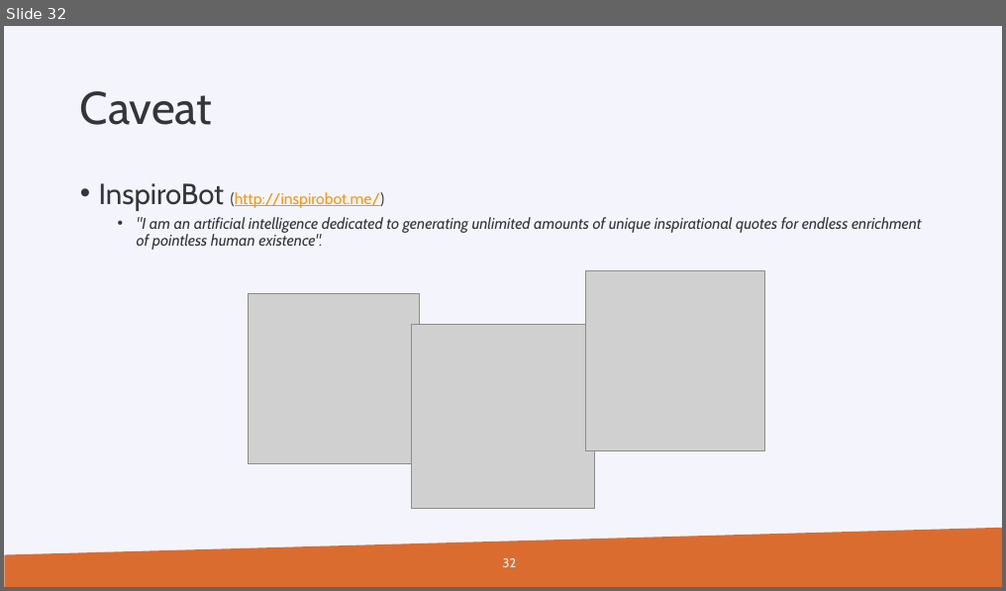
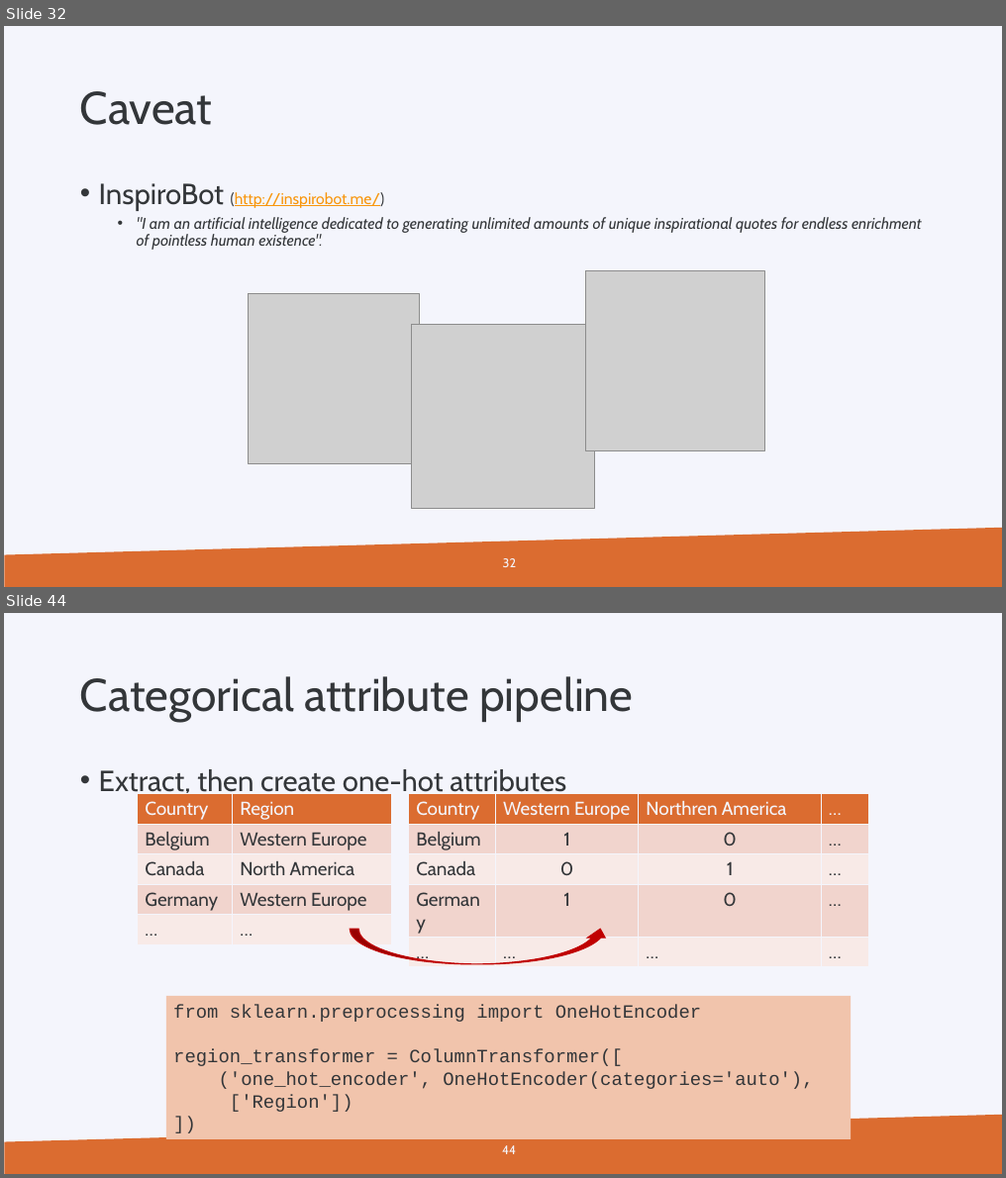
Before and after one commit to gjbex/Machine-learning-with-Python, a slide deck: python_for_machine_learning.pptx. Shown one above the other, each under a label of ours: slide 32 before the commit, slides 32 and 44 after it; the slides between them are not shown. The pictures are 1006x591 and 1006x1178 pixels, drawn with LibreOffice and Linux fonts; fonts in the diff are those of the drawing; grey boxes stand for pictures; background and template pictures are left out. Boxes give left, top, right and bottom in pixels: in the first picture for what was removed or moved away, otherwise in the second. Text is boxed around its words. In the diff, an @@ line names an element or a change of style, - is before the commit and + after.

```diff
--- a/python_for_machine_learning.pptx
+++ b/python_for_machine_learning.pptx
@@ slide 44 added at box(4, 613, 1002, 1174), background #F4F5FC; not listed: 1 template element that a slide beside it also shows @@
@@ title added at box(80, 676, 633, 722), 44 pt, text #333639 @@
+Categorical attribute pipeline
@@ text added at box(99, 769, 566, 798), 28 pt, text #333639 @@
+• Extract, then create one-hot attributes
@@ table added at box(138, 793, 392, 946), 5 rows, 2 columns @@
+Country | Region
+Belgium | Western Europe
+Canada | North America
+Germany | Western Europe
+… | …
@@ table added at box(409, 793, 868, 946), 5 rows, 4 columns @@
+Country | Western Europe | Northren America | …
+Belgium | 1 | 0 | …
+Canada | 0 | 1 | …
+Germany | 1 | 0 | …
+… | … | … | …
@@ curved up arrow added at box(350, 929, 609, 964), fill #C00000, outline #C00000 1 pt @@
@@ rectangle added at box(166, 996, 851, 1140), fill #F1C4AC, 18 pt, text #333639 @@
+from sklearn.preprocessing import OneHotEncoder
+region_transformer = ColumnTransformer([
+('one_hot_encoder', OneHotEncoder(categories='auto'),
+['Region'])
+])
@@ page number added at box(502, 1146, 516, 1155), 12 pt, text #F4F5FC @@
+44
```
Also in this commit, not shown: 31 other slides added.
